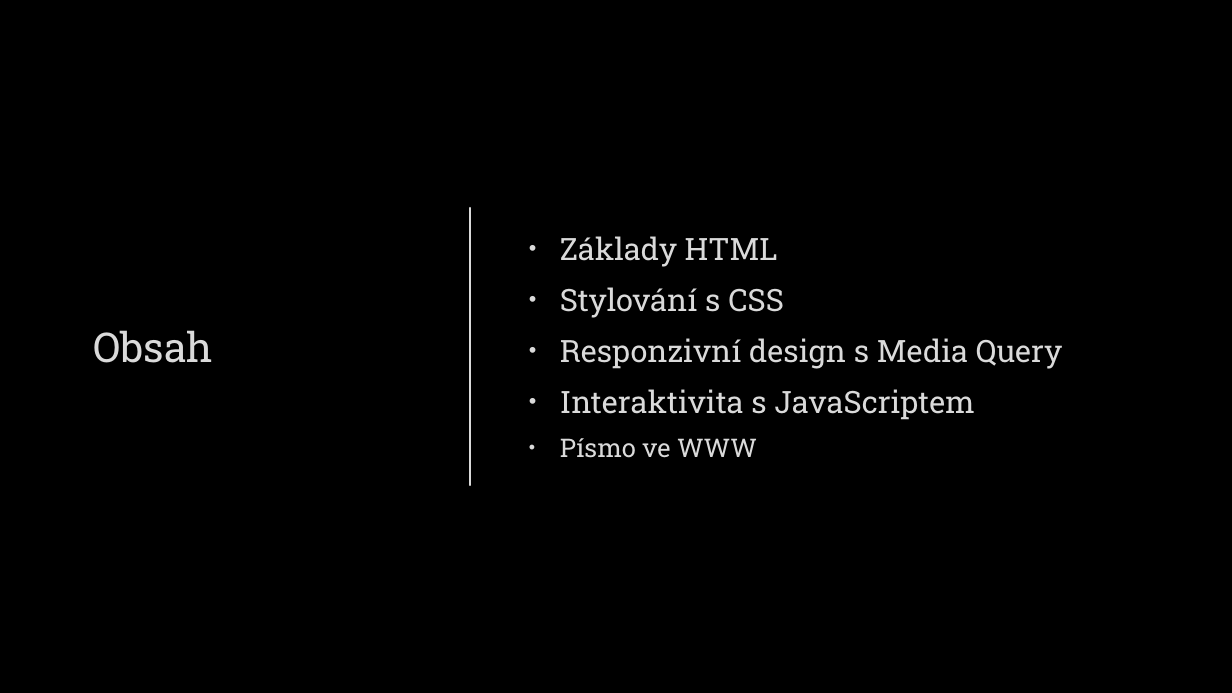
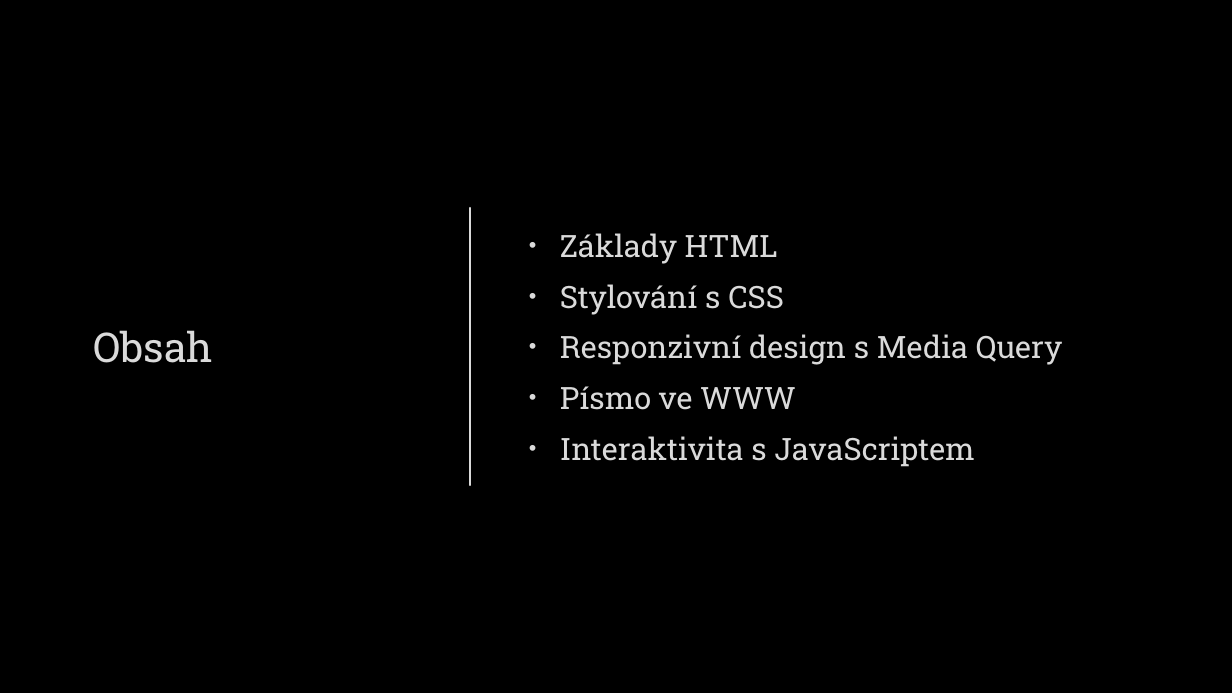
Before and after one commit to Meetsys128/kulisarnaUltra, a slide deck: slide 2 of NavrhWEB.pptx. Drawn at 1232x693 pixels with LibreOffice and Linux fonts; fonts in the diff are those of the drawing; background and template pictures are left out. Boxes give left, top, right and bottom in pixels: in the first picture for what was removed or moved away, otherwise in the second. Text is boxed around its words. In the diff, an @@ line names an element or a change of style, - is before the commit and + after.

```diff
--- a/NavrhWEB.pptx
+++ b/NavrhWEB.pptx
@@ text at (560, 386, 796, 410): paragraph added @@
+• Písmo ve WWW
@@ text at (560, 438, 757, 458): paragraph removed @@
-• Písmo ve WWW
```
Also in this commit, not shown: 3 slides added, 1 slide removed.
